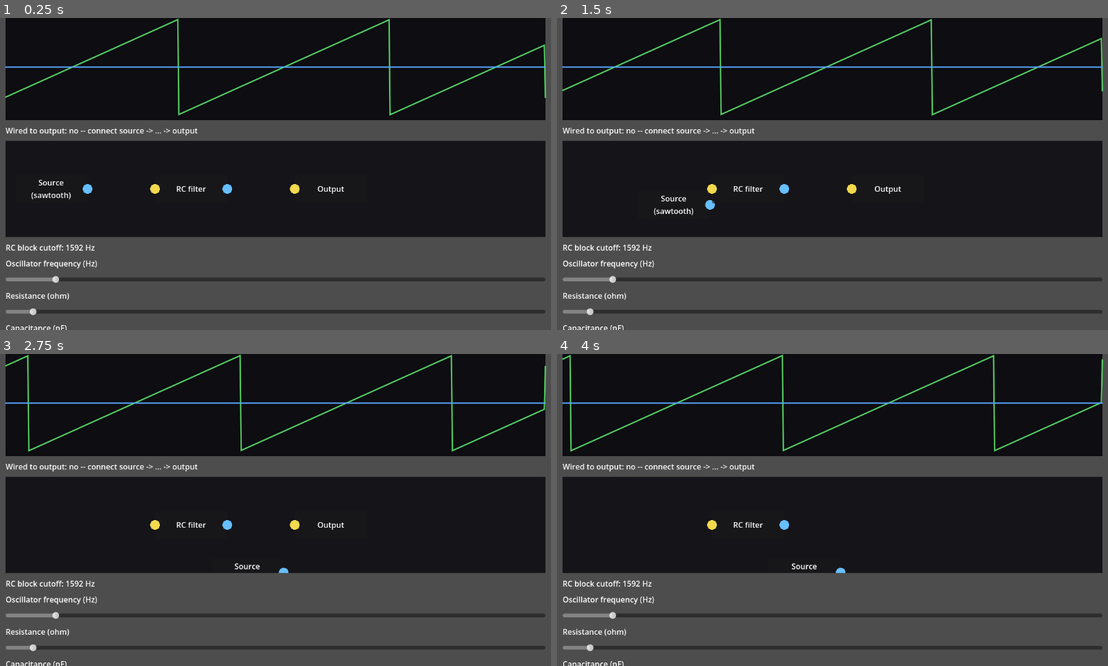
Above: before the commit, frames 1-4 (two rows, left to right).
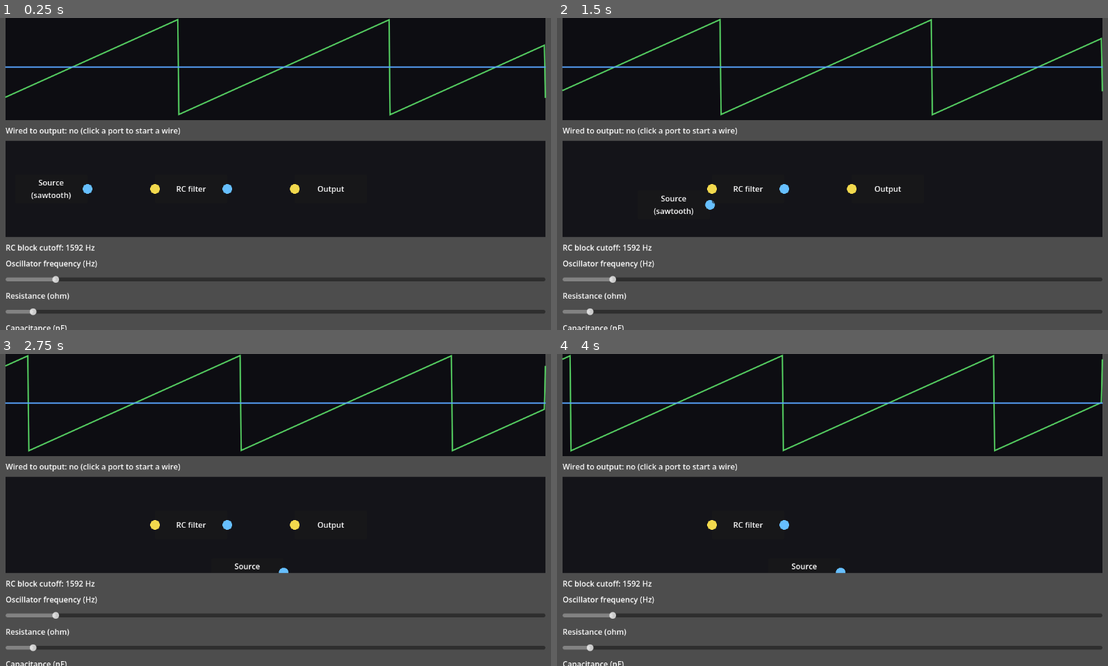
Above: after the commit, the same moments.

Repository: nattsu628878/synth-builder-godot
Game: Godot game, scene res://main.tscn
The game is run twice, just before and just after one commit, with the same random seed, the same clock (stepped at 60 frames per second) and the same inputs.
Inputs (mouse positions are in pixels of both pictures, inside the frame that each line leads up to):
- Up to frame 1 (0.25 s): no input
- Up to frame 2 (1.5 s): tap A at 0.5, 1.25 s; drag from (832, 189) to (887, 105) at 0.52 s; drag from (606, 189) to (804, 236) at 1.27 s
- Up to frame 3 (2.75 s): tap A at 2 s; move the mouse to (192, 525) at 2.02 s; click (192, 525) at 2.17 s
- Up to frame 4 (4 s): tap A at 2.75, 3.5 s; drag from (887, 525) to (667, 463) at 2.77 s; move the mouse to (997, 556) at 3.52 s; click (997, 556) at 3.67 s

The runs differ from the first frame. In frame 1, 0.2% of the frame differs, in the area x 14-36%, y 35-38%; in frame 2, 0.2%; in frame 3, 0.2%; in frame 4, 0.2%.

Commit message:
Fix wiring: ports were only clickable on their inner half
Root cause of "配線できません" (dragging worked, wiring didn't): each
port circle is drawn ON the block's edge (x=0 or x=size.x), so half of
it renders outside the PanelContainer's own rect. Without a custom hit
test, clicks on that outer half never reached _gui_input at all -- they
fell through to whatever was behind the block (usually the canvas,
which just tries to delete a nearby wire and finds none).

- circuit_block.gd: added _has_point() override so the block's
  clickable area extends past its visual rect by port radius + margin,
  covering the full port circles. Also widened the hit tolerance
  (10 -> 18px) and added hover highlighting on ports so the clickable
  zone is visible before you click.
- circuit_canvas.gd: wiring no longer requires output-then-input order
  -- click any port, then any port of different polarity on a
  different block, in either order. Removes a second class of "nothing
  happened" cases where the click order didn't match what the code
  expected.
- main.gd: status label now also shows the pending-wire state
  (get_pending_description()), so a click registering at all is
  visible immediately instead of only becoming visible once a full
  wire completes.

Verified headless: loads and runs without script errors. Still can't
verify click precision/feel from here -- report back if this fixes it.

Diff:
--- a/circuit_block.gd
+++ b/circuit_block.gd
@@ -6,14 +6,15 @@
 ## "source" has no input port, "output" has no output port.
 
 signal moved
-signal output_port_pressed(block)
-signal input_port_pressed(block)
+signal port_pressed(is_output: bool)
+
+const PORT_RADIUS := 10.0
+const PORT_HIT_MARGIN := 10.0  # extra click tolerance beyond the drawn radius
 
 @export var block_type: String = ""  # "source" | "rc" | "output"
 
-const PORT_RADIUS := 10.0
-
 var _dragging: bool = false
+var _hover_port: int = 0  # -1 = input, 1 = output, 0 = none (for visual feedback)
 
 func get_output_port_global_pos() -> Vector2:
 	return global_position + Vector2(size.x, size.y * 0.5)
@@ -21,31 +22,61 @@
 func get_input_port_global_pos() -> Vector2:
 	return global_position + Vector2(0, size.y * 0.5)
 
+## Ports are drawn ON the block's edge, so half of each circle sits
+## outside the PanelContainer's own rect. Without this override, clicks
+## aimed at that outer half never reach _gui_input at all -- they fall
+## through to whatever is behind the block instead.
+func _has_point(point: Vector2) -> bool:
+	var m := PORT_RADIUS + PORT_HIT_MARGIN
+	return point.x >= -m and point.x <= size.x + m and point.y >= -m and point.y <= size.y + m
+
+func _port_at(local_pos: Vector2) -> int:
+	var hit_radius := PORT_RADIUS + PORT_HIT_MARGIN
+	if block_type != "source":
+		var in_local := Vector2(0.0, size.y * 0.5)
+		if local_pos.distance_to(in_local) <= hit_radius:
+			return -1
+	if block_type != "output":
+		var out_local := Vector2(size.x, size.y * 0.5)
+		if local_pos.distance_to(out_local) <= hit_radius:
+			return 1
+	return 0
+
 func _gui_input(event: InputEvent) -> void:
 	if event is InputEventMouseButton and event.button_index == MOUSE_BUTTON_LEFT:
 		if event.pressed:
-			var local_pos: Vector2 = event.position
-			var out_local := Vector2(size.x, size.y * 0.5)
-			var in_local := Vector2(0.0, size.y * 0.5)
-			if block_type != "source" and local_pos.distance_to(in_local) <= PORT_RADIUS + 4.0:
-				input_port_pressed.emit(self)
+			var hit := _port_at(event.position)
+			if hit == -1:
+				port_pressed.emit(false)
 				accept_event()
 				return
-			if block_type != "output" and local_pos.distance_to(out_local) <= PORT_RADIUS + 4.0:
-				output_port_pressed.emit(self)
+			if hit == 1:
+				port_pressed.emit(true)
 				accept_event()
 				return
 			_dragging = true
 			accept_event()
 		else:
 			_dragging = false
-	elif event is InputEventMouseMotion and _dragging:
-		position += event.relative
-		moved.emit()
-		accept_event()
+	elif event is InputEventMouseMotion:
+		if _dragging:
+			position += event.relative
+			moved.emit()
+			accept_event()
+		else:
+			var new_hover := _port_at(event.position)
+			if new_hover != _hover_port:
+				_hover_port = new_hover
+				queue_redraw()
 
 func _draw() -> void:
 	if block_type != "source":
-		draw_circle(Vector2(0.0, size.y * 0.5), PORT_RADIUS, Color(0.95, 0.85, 0.3))
+		var c := Color(0.95, 0.85, 0.3)
+		if _hover_port == -1:
+			c = Color(1.0, 1.0, 0.6)
+		draw_circle(Vector2(0.0, size.y * 0.5), PORT_RADIUS, c)
 	if block_type != "output":
-		draw_circle(Vector2(size.x, size.y * 0.5), PORT_RADIUS, Color(0.4, 0.75, 1.0))
+		var c := Color(0.4, 0.75, 1.0)
+		if _hover_port == 1:
+			c = Color(0.7, 0.9, 1.0)
+		draw_circle(Vector2(size.x, size.y * 0.5), PORT_RADIUS, c)
--- a/circuit_canvas.gd
+++ b/circuit_canvas.gd
@@ -1,49 +1,61 @@
 class_name CircuitCanvas
 extends Control
 
-## Owns the wiring between CircuitBlocks: click an output port then an
-## input port to connect them (replacing any existing connection on
-## either port -- single-wire-per-port, no branching, matches the
-## "series chain" assumption main.gd uses to evaluate the signal).
-## Click empty canvas space to cancel a pending wire, or to delete the
-## nearest wire if none is pending.
+## Owns the wiring between CircuitBlocks. Click any port, then any other
+## port on a different block, to connect them -- order doesn't matter
+## (output-then-input or input-then-output both work; clicking two ports
+## of the same polarity just moves the pending end instead of failing
+## silently). Click empty canvas space to cancel a pending wire, or to
+## delete the nearest wire if none is pending.
 
 const WIRE_HIT_TOLERANCE := 8.0
 
 var blocks: Dictionary = {}       # id (String) -> CircuitBlock
 var connections: Array = []       # [{from: id, to: id}, ...]
 
-var _pending_output_block: String = ""
+var _pending: Dictionary = {}     # {} or {"id": String, "is_output": bool}
 
 func register_block(id: String, block) -> void:
 	blocks[id] = block
-	block.output_port_pressed.connect(_on_output_pressed.bind(id))
-	block.input_port_pressed.connect(_on_input_pressed.bind(id))
+	block.port_pressed.connect(_on_port_pressed.bind(id))
 	block.moved.connect(queue_redraw)
 
-func _on_output_pressed(id: String) -> void:
-	connections = connections.filter(func(c): return c.from != id)
-	_pending_output_block = id
+func _on_port_pressed(is_output: bool, id: String) -> void:
+	if _pending.is_empty():
+		_pending = {"id": id, "is_output": is_output}
+		queue_redraw()
+		return
+	if _pending["id"] == id:
+		_pending = {}
+		queue_redraw()
+		return
+	if _pending["is_output"] == is_output:
+		# Same polarity clicked twice (e.g. two outputs in a row) -- move
+		# the pending end here instead of doing nothing.
+		_pending = {"id": id, "is_output": is_output}
+		queue_redraw()
+		return
+	var from_id: String = _pending["id"] if _pending["is_output"] else id
+	var to_id: String = id if _pending["is_output"] else _pending["id"]
+	connections = connections.filter(func(c): return c.from != from_id and c.to != to_id)
+	connections.append({"from": from_id, "to": to_id})
+	_pending = {}
 	queue_redraw()
 
-func _on_input_pressed(id: String) -> void:
-	if _pending_output_block == "" or _pending_output_block == id:
-		_pending_output_block = ""
-		queue_redraw()
-		return
-	connections = connections.filter(func(c): return c.to != id)
-	connections.append({"from": _pending_output_block, "to": id})
-	_pending_output_block = ""
-	queue_redraw()
+func get_pending_description() -> String:
+	if _pending.is_empty():
+		return "click a port to start a wire"
+	var side := "output" if _pending["is_output"] else "input"
+	return "wiring from %s's %s -- click another port" % [_pending["id"], side]
 
 func _gui_input(event: InputEvent) -> void:
 	if event is InputEventMouseButton and event.pressed and event.button_index == MOUSE_BUTTON_LEFT:
-		if _pending_output_block != "":
-			_pending_output_block = ""
+		if not _pending.is_empty():
+			_pending = {}
 			queue_redraw()
 		else:
 			_try_delete_wire_near(event.position)
-	elif event is InputEventMouseMotion and _pending_output_block != "":
+	elif event is InputEventMouseMotion and not _pending.is_empty():
 		queue_redraw()
 
 func _try_delete_wire_near(p: Vector2) -> void:
@@ -101,6 +113,7 @@
 		var a: Vector2 = blocks[c.from].get_output_port_global_pos() - global_position
 		var b: Vector2 = blocks[c.to].get_input_port_global_pos() - global_position
 		draw_line(a, b, Color(0.85, 0.85, 0.9), 2.0)
-	if _pending_output_block != "" and blocks.has(_pending_output_block):
-		var a: Vector2 = blocks[_pending_output_block].get_output_port_global_pos() - global_position
+	if not _pending.is_empty() and blocks.has(_pending["id"]):
+		var block = blocks[_pending["id"]]
+		var a: Vector2 = (block.get_output_port_global_pos() if _pending["is_output"] else block.get_input_port_global_pos()) - global_position
 		draw_line(a, get_local_mouse_position(), Color(0.85, 0.8, 0.3, 0.7), 2.0)
--- a/main.gd
+++ b/main.gd
@@ -61,7 +61,8 @@
 
 	var chain: Array = _canvas.get_chain_from_source()
 	var reaches_output: bool = chain.size() > 0 and chain[-1] == "output"
-	_status_label.text = "Wired to output: yes" if reaches_output else "Wired to output: no -- connect source -> ... -> output"
+	var wired_text := "Wired to output: yes" if reaches_output else "Wired to output: no"
+	_status_label.text = "%s (%s)" % [wired_text, _canvas.get_pending_description()]
 
 	_fill_audio(chain, reaches_output)
 	_scope.set_data(_scope_in, _scope_out)
